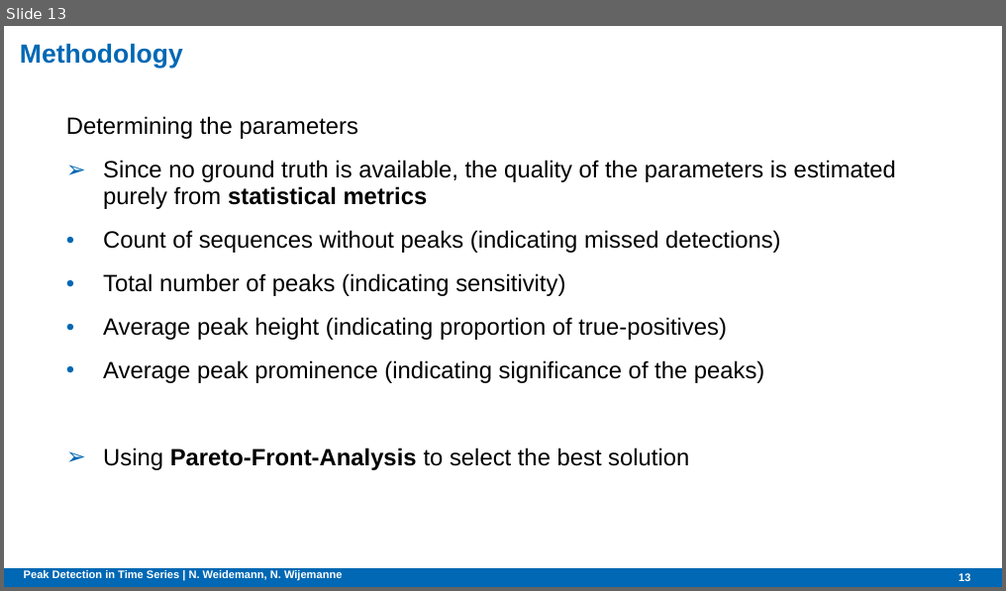
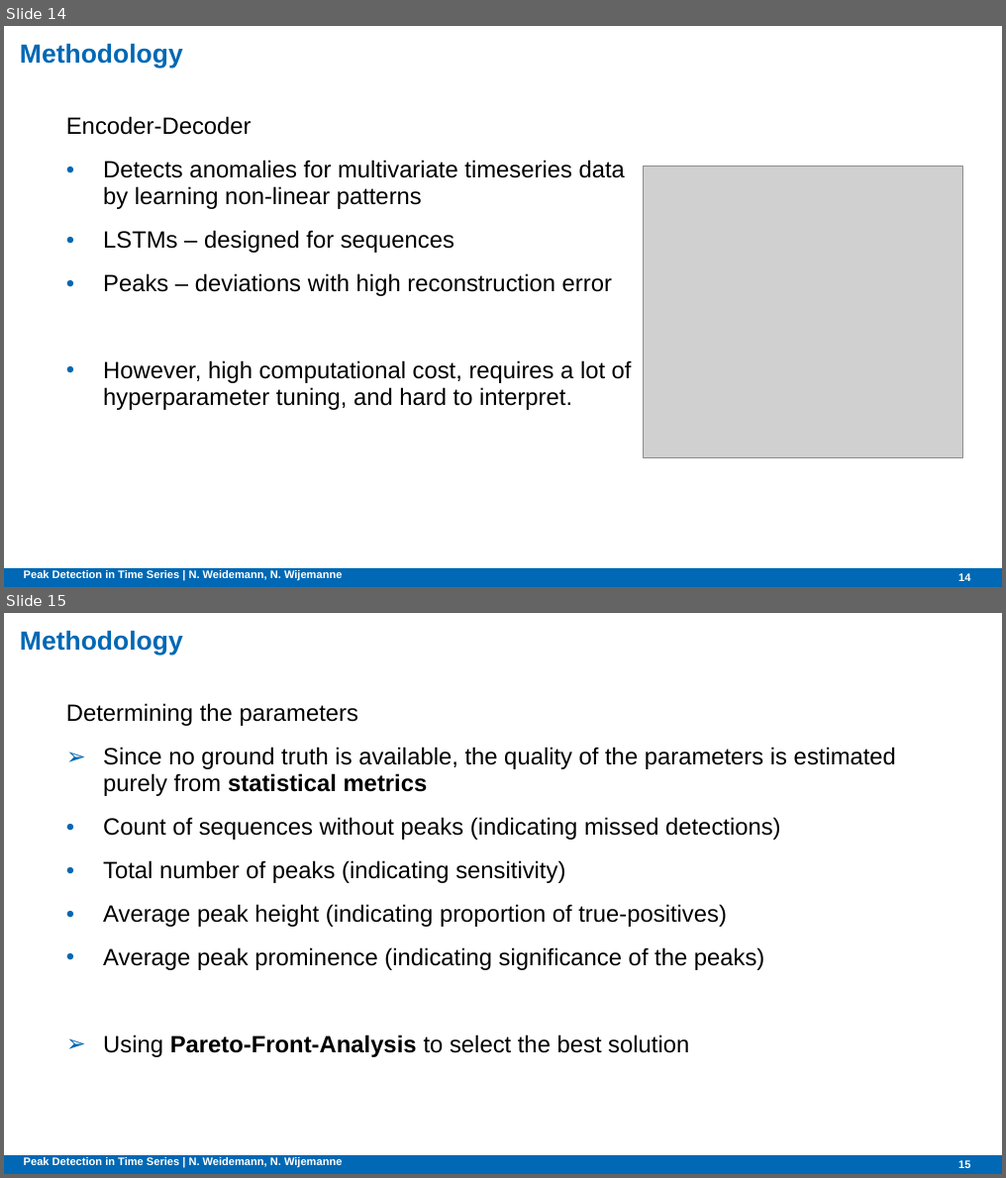
Before and after one commit to NatDharindri/AMSGroup2, a slide deck: Final presentation.pptx. Shown one above the other, each under a label of ours: slide 13 before the commit, slides 14 and 15 after it. The pictures are 1006x591 and 1006x1178 pixels, drawn with LibreOffice and Linux fonts; fonts in the diff are those of the drawing; grey boxes stand for pictures; background and template pictures are left out. Boxes give left, top, right and bottom in pixels: in the first picture for what was removed or moved away, otherwise in the second. Text is boxed around its words. In the diff, an @@ line names an element or a change of style, - is before the commit and + after.

```diff
--- a/Final presentation.pptx
+++ b/Final presentation.pptx
@@ slide 14 added at (4, 26, 1002, 587), background #FFFFFF; not listed: 1 template element that a slide beside it also shows @@
@@ title added at (20, 43, 183, 68), 18.9 pt, text #0068B4, bold @@
+Methodology
@@ text added at (66, 116, 632, 410), 17 pt, text #000000 @@
+Encoder-Decoder
+• Detects anomalies for multivariate timeseries data by learning non-linear patterns
+• LSTMs – designed for sequences
+• Peaks – deviations with high reconstruction error
+• However, high computational cost, requires a lot of hyperparameter tuning, and hard to interpret.
@@ picture added at (644, 167, 963, 458) @@
@@ text added at (24, 570, 342, 580), 7.9 pt, text #FFFFFF, bold @@
+Peak Detection in Time Series | N. Weidemann, N. Wijemanne
@@ page number added at (958, 573, 970, 581), 7.9 pt, text #FFFFFF, bold @@
+14
@@ what was slide 13 is now slide 15 @@
@@ page number at (958, 1160, 970, 1168): text changed @@
-13
+15
```
Also in this commit, not shown: 1 slide changed, 5 other slides added.
